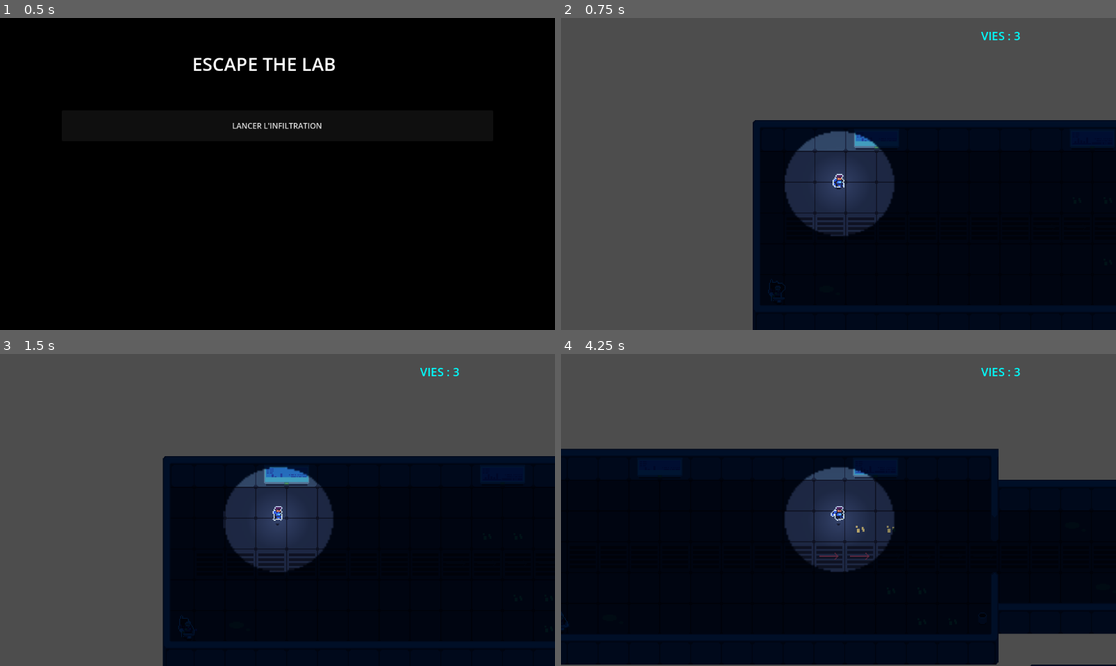
Above: before the commit, frames 1-4 (two rows, left to right).
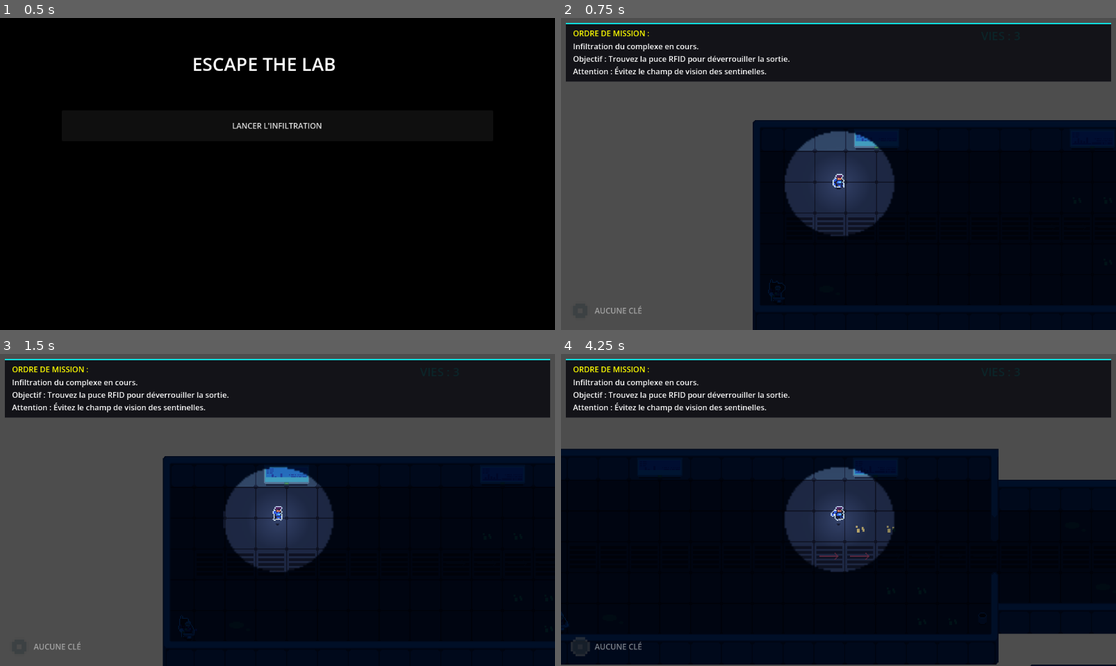
Above: after the commit, the same moments.

Repository: Docodoc3/Escape-the-lab
Game: Godot game, scene res://Scenes/main_menu.tscn
The game is run twice, just before and just after one commit, with the same random seed, the same clock (stepped at 60 frames per second) and the same inputs.
Inputs:
- Up to frame 1 (0.5 s): no input
- Up to frame 2 (0.75 s): click "LANCER L'INFILTRATION" at 0.5 s
- Up to frame 3 (1.5 s): tap Enter at 1.25 s; hold D (move_right) from 1.28 s (still down); hold E (interact) from 1.28 s (still down)
- Up to frame 4 (4.25 s): release D (move_right) at 2.03 s; release E (interact) at 2.03 s; hold S (move_down) 2.03-2.78 s; tap E (interact) at 2.1, 3.6 s; hold D (move_right) 2.78-3.53 s; hold E (interact) 2.78-3.53 s; hold Z (move_up) from 3.53 s (still down)

Frame 1 is identical in both runs. In frame 2, 18% of the frame differs, in the area x 0-100%, y 1-95%; in frame 3, 18%; in frame 4, 19%, in the area x 0-100%, y 1-97%.

Commit message:
Commit changement système vie définitif

Diff:
--- a/Scripts/hud.gd
+++ b/Scripts/hud.gd
@@ -6,9 +6,17 @@
 var current_hud_directive_panel: PanelContainer = null
 
 func _ready():
-	# Config clé
+	add_to_group("hud")
+
+	# --- CONFIG CLÉ (Bas Gauche) ---
 	key_icon.anchor_left = 0
 	key_icon.anchor_top = 1
+	key_icon.anchor_right = 0
+	key_icon.anchor_bottom = 1
+	key_icon.offset_left = 20
+	key_icon.offset_bottom = -20
+	key_icon.offset_right = 60
+	key_icon.offset_top = -60
 	key_icon.modulate = Color(0.3, 0.3, 0.3, 0.5)
 
 	key_label = Label.new()
@@ -16,14 +24,20 @@
 	key_label.text = "AUCUNE CLÉ"
 	key_label.anchor_left = 0
 	key_label.anchor_top = 1
+	key_label.anchor_right = 0
+	key_label.anchor_bottom = 1
 	key_label.offset_left = 70
+	key_label.offset_bottom = -20
+	key_label.offset_top = -60
+	key_label.vertical_alignment = VERTICAL_ALIGNMENT_CENTER
+	key_label.add_theme_color_override("font_color", Color(1, 1, 1, 0.5))
 
-	# --- CONFIGURATION LABEL VIES ---
+	# --- CONFIG VIES (Haut Droite) ---
 	hp_label = Label.new()
 	add_child(hp_label)
 	hp_label.anchor_left = 1
 	hp_label.anchor_right = 1
-	hp_label.offset_left = -280 # Décalé vers la gauche pour bien voir "VIES : X"
+	hp_label.offset_left = -280
 	hp_label.offset_top = 20
 	hp_label.add_theme_font_size_override("font_size", 24)
 
@@ -44,3 +58,40 @@
 	key_icon.modulate = Color(0.3, 0.3, 0.3, 0.5)
 	key_label.text = "AUCUNE CLÉ"
 	key_label.add_theme_color_override("font_color", Color(1, 1, 1, 0.5))
+
+func show_hud_directive(lines: Array, header_text: String = "DIRECTIVE :", display_time: float = 6.0):
+	if current_hud_directive_panel and is_instance_valid(current_hud_directive_panel):
+		current_hud_directive_panel.queue_free()
+
+	current_hud_directive_panel = PanelContainer.new()
+	add_child(current_hud_directive_panel)
+	current_hud_directive_panel.anchor_left = 0
+	current_hud_directive_panel.anchor_top = 0
+	current_hud_directive_panel.anchor_right = 1
+	current_hud_directive_panel.offset_left = 10
+	current_hud_directive_panel.offset_right = -10
+	current_hud_directive_panel.offset_top = 10
+
+	var style = StyleBoxFlat.new()
+	style.bg_color = Color(0.05, 0.05, 0.07, 0.9)
+	style.border_width_top = 3
+	style.border_color = Color(0, 1, 1, 0.8)
+	style.content_margin_left = 15
+	style.content_margin_top = 10
+	style.content_margin_bottom = 10
+	current_hud_directive_panel.add_theme_stylebox_override("panel", style)
+
+	var text_vbox = VBoxContainer.new()
+	current_hud_directive_panel.add_child(text_vbox)
+	var header_label = Label.new()
+	header_label.text = header_text
+	header_label.add_theme_color_override("font_color", Color(1, 1, 0))
+	text_vbox.add_child(header_label)
+	var body_label = Label.new()
+	body_label.text = "\n".join(lines)
+	text_vbox.add_child(body_label)
+
+	get_tree().create_timer(display_time).timeout.connect(func():
+		if is_instance_valid(current_hud_directive_panel):
+			current_hud_directive_panel.queue_free()
+	)
--- a/Scripts/player.gd
+++ b/Scripts/player.gd
@@ -2,8 +2,6 @@
 
 const SPEED = 150.0
 var has_key: bool = false
-
-# --- SYSTÈME DE VIE ---
 var max_hp: int = 3
 var current_hp: int = 3
 
@@ -11,27 +9,23 @@
 
 func _ready():
 	add_to_group("player")
-	# On attend que le HUD soit prêt
+	# Mise à jour initiale des PV via le HUD
 	get_tree().call_group("hud", "call_deferred", "update_hp", current_hp)
 
 func _physics_process(_delta):
 	var direction = Input.get_vector("move_left", "move_right", "move_up", "move_down")
 	velocity = direction * SPEED
-
 	if direction != Vector2.ZERO:
 		anim.play("run")
 		if direction.x != 0:
 			anim.flip_h = direction.x < 0
 	else:
 		anim.play("idle")
-
 	move_and_slide()
 
-# --- GESTION DES DÉGÂTS ET MORT ---
 func take_damage():
 	current_hp -= 1
 	get_tree().call_group("hud", "update_hp", current_hp)
-
 	if current_hp <= 0:
 		die()
 	else:
@@ -40,22 +34,19 @@
 		tween.tween_property(anim, "modulate", Color.WHITE, 0.1)
 
 func die():
-	get_tree().paused = true # On stoppe le mouvement du jeu
+	get_tree().paused = true
 	show_game_over_screen()
 
 func show_game_over_screen():
 	var canvas = CanvasLayer.new()
-	# Important : cet écran doit fonctionner même quand le jeu est en pause
 	canvas.process_mode = Node.PROCESS_MODE_ALWAYS
 	get_tree().root.add_child(canvas)
 
-	# Fond sombre
 	var rect = ColorRect.new()
 	rect.set_anchors_and_offsets_preset(Control.PRESET_FULL_RECT)
-	rect.color = Color(0, 0, 0, 0.8)
+	rect.color = Color(0, 0, 0, 0.85)
 	canvas.add_child(rect)
 
-	# Texte PERDU
 	var label = Label.new()
 	label.text = "MISSION ÉCHOUÉE"
 	label.horizontal_alignment = HORIZONTAL_ALIGNMENT_CENTER
@@ -65,11 +56,10 @@
 	label.add_theme_color_override("font_color", Color.RED)
 	canvas.add_child(label)
 
-	# Bouton RECOMMENCER
 	var btn_retry = Button.new()
 	btn_retry.text = "RECOMMENCER"
 	btn_retry.custom_minimum_size = Vector2(250, 60)
-	btn_retry.position = Vector2(450, 350) # À ajuster selon ta résolution
+	btn_retry.position = Vector2(450, 350)
 	btn_retry.pressed.connect(func():
 		get_tree().paused = false
 		get_tree().reload_current_scene()
@@ -77,7 +67,6 @@
 	)
 	canvas.add_child(btn_retry)
 
-	# Bouton QUITTER (Retour Menu)
 	var btn_quit = Button.new()
 	btn_quit.text = "QUITTER"
 	btn_quit.custom_minimum_size = Vector2(250, 60)
--- a/Scripts/sentinel.gd
+++ b/Scripts/sentinel.gd
@@ -2,11 +2,9 @@
 
 func _on_zone_detection_body_entered(body):
 	if body.name == "Player":
-		print("Joueur détecté !")
+		print("Détection !")
 		body.take_damage()
-
-		# On téléporte le joueur à un endroit sûr (coordonnées sol bleu)
-		# Ajuste ces valeurs si tu veux un point précis
+		# On place le joueur sur une zone de sol dégagée
 		body.global_position = Vector2(150, 720)
 
 func disable():
--- a/Scripts/tuto_world.gd
+++ b/Scripts/tuto_world.gd
@@ -1,13 +1,13 @@
 extends Node2D
 
 func _ready():
-	# On attend 1 petite seconde le temps que le jeu apparaisse, puis on lance le message
-	get_tree().create_timer(1.0).timeout.connect(show_intro_rules)
+	# On attend une image pour s'assurer que le HUD est prêt
+	await get_tree().process_frame
 
-func show_intro_rules():
-	# On appelle directement ta super fonction de HUD !
-	get_tree().call_group("hud", "show_hud_directive", [
+	# Envoi des consignes initiales au groupe HUD
+	var consignes = [
 		"Infiltration du complexe en cours.",
-		"Règles : Évitez le champ de vision des sentinelles.",
-		"Objectif : Trouvez le terminal de sortie, entrez le code secret et fuyez."
-	], "DIRECTIVE INITIALE :")
+		"Objectif : Trouvez la puce RFID pour déverrouiller la sortie.",
+		"Attention : Évitez le champ de vision des sentinelles."
+	]
+	get_tree().call_group("hud", "show_hud_directive", consignes, "ORDRE DE MISSION :")
